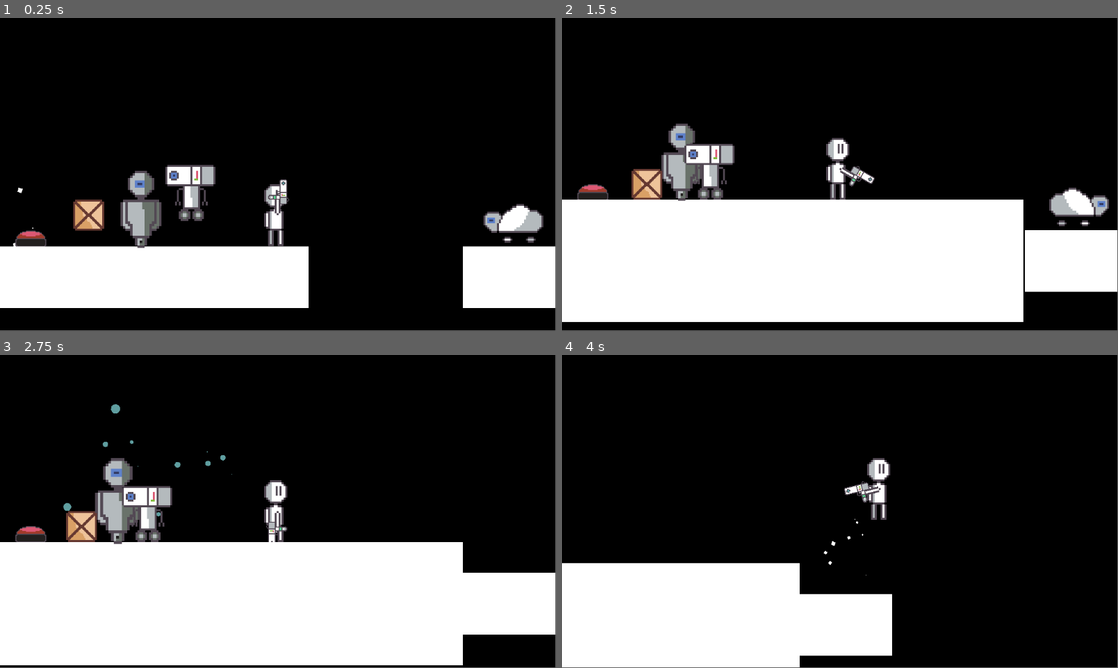
Above: before the commit, frames 1-4 (two rows, left to right).
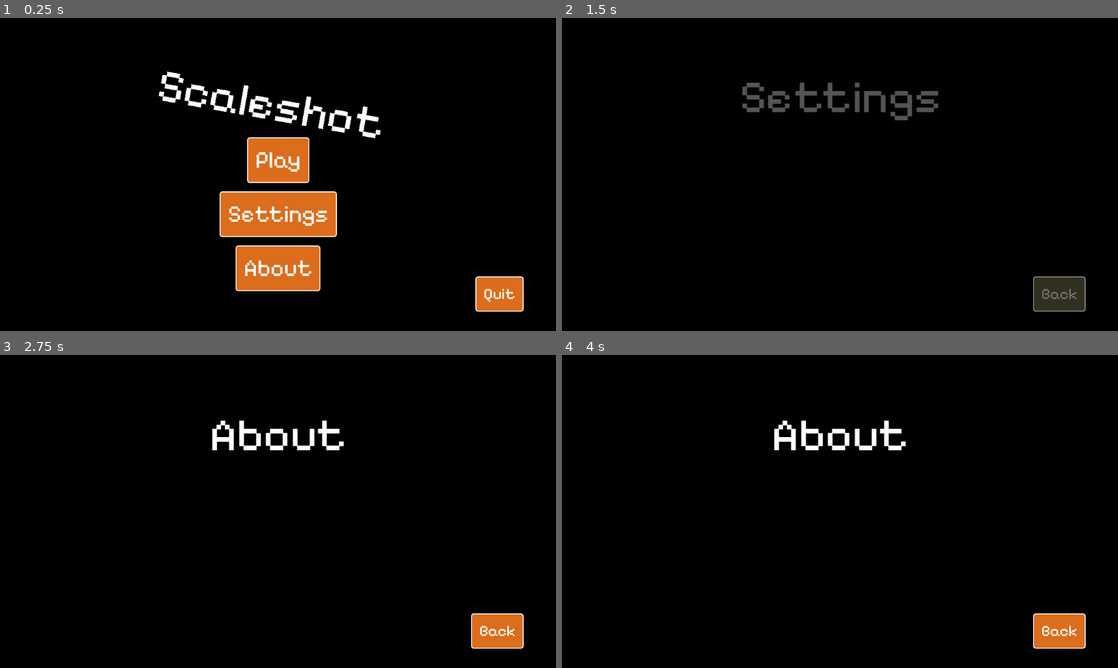
Above: after the commit, the same moments.

Repository: ShellShift/scaleshot
Game: Godot game, scene res://scenes/menus.tscn
Same seed, same stepped clock (60 frames per second), same inputs: the game is played once before the commit and once after it. Before the commit the project starts from res://scenes/sandbox.tscn.
Inputs (mouse positions are in pixels of both pictures, inside the frame that each line leads up to):
- Up to frame 1 (0.25 s): no input
- Up to frame 2 (1.5 s): click (840, 215) at 0.5 s, where only the run after the commit has a clickable "Settings"; click (1056, 293) at 1.25 s, where only the run after the commit has a clickable "Back"
- Up to frame 3 (2.75 s): click (278, 605) at 2 s, where only the run after the commit has a clickable "About"
- Up to frame 4 (4 s): move the mouse to (962, 495) at 2.77 s; press the mouse at (962, 495) at 2.78 s; hold D (right) from 2.78 s (still down); tap Space (jump) at 3.02, 3.77 s; move the mouse to (728, 527) at 3.52 s; release the mouse at (728, 527) at 3.53 s; right-click (728, 527) at 3.6 s
In our replay, the window is 799x449 before the commit and 800x450 after it. These sizes can differ from the game's own. Grey fills any space a smaller window leaves; there, only what the larger window draws over its background counts as a difference.

The runs differ from the first frame. In frame 1, 25% of the frame differs, in the area x 0-100%, y 17-94%; in frame 2, 42%, in the area x 0-100%, y 20-98%; in frame 3, 41%; in frame 4, 20%.

Commit message:
UI Theme and Manager, fix hitboxes, create game icon

Diff:
--- /dev/null
+++ b/graphics/ui_theme.tres
@@ -0,0 +1,109 @@
+[gd_resource type="Theme" load_steps=13 format=3 uid="uid://b0ff8y0caluxd"]
+
+[ext_resource type="FontFile" uid="uid://cxb23l0s1hc3u" path="res://graphics/PixelifySans.ttf" id="1_ocjw2"]
+[ext_resource type="Texture2D" uid="uid://dr2fljgf0f1xu" path="res://graphics/sprites/check.png" id="2_0l16k"]
+[ext_resource type="Texture2D" uid="uid://dunulxxfcfyyv" path="res://graphics/sprites/uncheck.png" id="3_qjiup"]
+
+[sub_resource type="StyleBoxFlat" id="StyleBoxFlat_2xd7s"]
+bg_color = Color(0.155463, 0.409087, 0.268341, 1)
+border_width_left = 2
+border_width_top = 2
+border_width_right = 2
+border_width_bottom = 2
+border_color = Color(1, 1, 1, 1)
+corner_radius_top_left = 5
+corner_radius_top_right = 5
+corner_radius_bottom_right = 5
+corner_radius_bottom_left = 5
+expand_margin_left = 15.0
+expand_margin_top = 15.0
+expand_margin_right = 15.0
+expand_margin_bottom = 15.0
+
+[sub_resource type="StyleBoxFlat" id="StyleBoxFlat_dkjqp"]
+bg_color = Color(0.627451, 0.227451, 0.168627, 1)
+border_width_left = 2
+border_width_top = 2
+border_width_right = 2
+border_width_bottom = 2
+border_color = Color(1, 1, 1, 1)
+corner_radius_top_left = 5
+corner_radius_top_right = 5
+corner_radius_bottom_right = 5
+corner_radius_bottom_left = 5
+expand_margin_left = 15.0
+expand_margin_top = 15.0
+expand_margin_right = 15.0
+expand_margin_bottom = 15.0
+
+[sub_resource type="StyleBoxFlat" id="StyleBoxFlat_c8q0y"]
+bg_color = Color(0.862745, 0.427451, 0.109804, 1)
+border_width_left = 2
+border_width_top = 2
+border_width_right = 2
+border_width_bottom = 2
+border_color = Color(1, 1, 1, 1)
+corner_radius_top_left = 5
+corner_radius_top_right = 5
+corner_radius_bottom_right = 5
+corner_radius_bottom_left = 5
+expand_margin_left = 15.0
+expand_margin_top = 15.0
+expand_margin_right = 15.0
+expand_margin_bottom = 15.0
+
+[sub_resource type="StyleBoxFlat" id="StyleBoxFlat_4dq0n"]
+bg_color = Color(0.862745, 0.345098, 0.45098, 1)
+border_width_left = 2
+border_width_top = 2
+border_width_right = 2
+border_width_bottom = 2
+border_color = Color(1, 1, 1, 1)
+corner_radius_top_left = 5
+corner_radius_top_right = 5
+corner_radius_bottom_right = 5
+corner_radius_bottom_left = 5
+expand_margin_left = 15.0
+expand_margin_top = 15.0
+expand_margin_right = 15.0
+expand_margin_bottom = 15.0
+
+[sub_resource type="StyleBoxFlat" id="StyleBoxFlat_67ybc"]
+bg_color = Color(1, 1, 1, 0)
+border_width_bottom = 5
+border_color = Color(1, 1, 1, 1)
+corner_radius_top_left = 5
+corner_radius_top_right = 5
+corner_radius_bottom_right = 5
+corner_radius_bottom_left = 5
+
+[sub_resource type="StyleBoxEmpty" id="StyleBoxEmpty_df3jq"]
+
+[sub_resource type="StyleBoxEmpty" id="StyleBoxEmpty_g7ucu"]
+
+[sub_resource type="StyleBoxEmpty" id="StyleBoxEmpty_4held"]
+
+[sub_resource type="StyleBoxEmpty" id="StyleBoxEmpty_urvu8"]
+
+[resource]
+Button/colors/font_color = Color(1, 1, 1, 1)
+Button/colors/font_focus_color = Color(0.864674, 0.864676, 0.864675, 1)
+Button/colors/font_hover_color = Color(1, 1, 1, 1)
+Button/colors/font_hover_pressed_color = Color(0.803922, 1, 1, 1)
+Button/colors/font_pressed_color = Color(0.803922, 1, 0.803922, 1)
+Button/font_sizes/font_size = 48
+Button/fonts/font = ExtResource("1_ocjw2")
+Button/styles/focus = SubResource("StyleBoxFlat_2xd7s")
+Button/styles/hover = SubResource("StyleBoxFlat_dkjqp")
+Button/styles/normal = SubResource("StyleBoxFlat_c8q0y")
+Button/styles/pressed = SubResource("StyleBoxFlat_4dq0n")
+CheckButton/colors/font_focus_color = Color(1, 1, 1, 1)
+CheckButton/icons/checked = ExtResource("2_0l16k")
+CheckButton/icons/unchecked = ExtResource("3_qjiup")
+CheckButton/styles/focus = SubResource("StyleBoxFlat_67ybc")
+CheckButton/styles/hover = SubResource("StyleBoxEmpty_df3jq")
+CheckButton/styles/hover_pressed = SubResource("StyleBoxEmpty_g7ucu")
+CheckButton/styles/normal = SubResource("StyleBoxEmpty_4held")
+CheckButton/styles/pressed = SubResource("StyleBoxEmpty_urvu8")
+Label/font_sizes/font_size = 48
+Label/fonts/font = ExtResource("1_ocjw2")
--- a/icon.svg
+++ /dev/null
@@ -1 +0,0 @@
-<svg height="128" width="128" xmlns="http://www.w3.org/2000/svg"><rect x="2" y="2" width="124" height="124" rx="14" fill="#363d52" stroke="#212532" stroke-width="4"/><g transform="scale(.101) translate(122 122)"><g fill="#fff"><path d="M105 673v33q407 354 814 0v-33z"/><path d="m105 673 152 14q12 1 15 14l4 67 132 10 8-61q2-11 15-15h162q13 4 15 15l8 61 132-10 4-67q3-13 15-14l152-14V427q30-39 56-81-35-59-83-108-43 20-82 47-40-37-88-64 7-51 8-102-59-28-123-42-26 43-46 89-49-7-98 0-20-46-46-89-64 14-123 42 1 51 8 102-48 27-88 64-39-27-82-47-48 49-83 108 26 42 56 81zm0 33v39c0 276 813 276 814 0v-39l-134 12-5 69q-2 10-14 13l-162 11q-12 0-16-11l-10-65H446l-10 65q-4 11-16 11l-162-11q-12-3-14-13l-5-69z" fill="#478cbf"/><path d="M483 600c0 34 58 34 58 0v-86c0-34-58-34-58 0z"/><circle cx="725" cy="526" r="90"/><circle cx="299" cy="526" r="90"/></g><g fill="#414042"><circle cx="307" cy="532" r="60"/><circle cx="717" cy="532" r="60"/></g></g></svg>
--- a/prefabs/box.tscn
+++ b/prefabs/box.tscn
@@ -1,6 +1,6 @@
 [gd_scene load_steps=5 format=3 uid="uid://chgas1ig1icyb"]
 
-[ext_resource type="Script" path="res://scripts/box.gd" id="1_0fjy8"]
+[ext_resource type="Script" path="res://scripts/gameplay/box.gd" id="1_0fjy8"]
 [ext_resource type="Texture2D" uid="uid://cjideei2o4080" path="res://graphics/sprites/box.png" id="2_4n4ya"]
 [ext_resource type="PackedScene" uid="uid://bi5q26obd5axc" path="res://prefabs/scalable.tscn" id="2_cy3a5"]
 
--- a/prefabs/bulk.tscn
+++ b/prefabs/bulk.tscn
@@ -1,15 +1,19 @@
-[gd_scene load_steps=6 format=3 uid="uid://bphn7i6if1ycm"]
+[gd_scene load_steps=7 format=3 uid="uid://bphn7i6if1ycm"]
 
 [ext_resource type="PackedScene" uid="uid://ckcvi56od42ev" path="res://prefabs/enemy.tscn" id="1_aqv31"]
 [ext_resource type="Texture2D" uid="uid://bgyna5qlfaasq" path="res://graphics/sprites/bulk.png" id="2_5lhdy"]
-[ext_resource type="Script" path="res://scripts/bulk.gd" id="2_cqxkx"]
+[ext_resource type="Script" path="res://scripts/enemies/bulk.gd" id="2_cqxkx"]
+
+[sub_resource type="CapsuleShape2D" id="CapsuleShape2D_24gb0"]
+radius = 6.1
+height = 31.0
+
+[sub_resource type="RectangleShape2D" id="RectangleShape2D_bhvle"]
+size = Vector2(13, 1)
 
 [sub_resource type="CapsuleShape2D" id="CapsuleShape2D_atve5"]
 radius = 7.0
 height = 31.0
-
-[sub_resource type="RectangleShape2D" id="RectangleShape2D_bhvle"]
-size = Vector2(13, 1)
 
 [node name="Bulk" instance=ExtResource("1_aqv31")]
 scale = Vector2(1.25, 1.25)
@@ -21,7 +25,7 @@
 
 [node name="CollisionShape" parent="." index="1"]
 position = Vector2(-0.5, 0)
-shape = SubResource("CapsuleShape2D_atve5")
+shape = SubResource("CapsuleShape2D_24gb0")
 
 [node name="CollisionShape" parent="Head" index="0"]
 position = Vector2(-0.5, -15.5)
--- a/prefabs/button.tscn
+++ b/prefabs/button.tscn
@@ -1,6 +1,6 @@
 [gd_scene load_steps=5 format=3 uid="uid://cprewi4l3gpuq"]
 
-[ext_resource type="Script" path="res://scripts/button.gd" id="1_0mbk5"]
+[ext_resource type="Script" path="res://scripts/gameplay/button.gd" id="1_0mbk5"]
 [ext_resource type="Texture2D" uid="uid://c5qc7iq6ir5am" path="res://graphics/sprites/button.png" id="2_ks3ap"]
 
 [sub_resource type="RectangleShape2D" id="RectangleShape2D_jiux4"]
--- a/prefabs/cloud.tscn
+++ b/prefabs/cloud.tscn
@@ -1,17 +1,17 @@
 [gd_scene load_steps=7 format=3 uid="uid://ca8e35evhwyrf"]
 
 [ext_resource type="PackedScene" uid="uid://ckcvi56od42ev" path="res://prefabs/enemy.tscn" id="1_5o1d1"]
-[ext_resource type="Script" path="res://scripts/cloud.gd" id="2_8btau"]
-[ext_resource type="Texture2D" uid="uid://c833vsnoeasmq" path="res://graphics/sprites/cloud.png" id="2_ehltg"]
+[ext_resource type="Script" path="res://scripts/enemies/cloud.gd" id="2_8btau"]
+[ext_resource type="Texture2D" uid="uid://bw3yitivvebmu" path="res://graphics/sprites/cloud.png" id="2_ehltg"]
 
 [sub_resource type="RectangleShape2D" id="RectangleShape2D_oap3j"]
-size = Vector2(31, 21)
+size = Vector2(29, 19)
 
 [sub_resource type="RectangleShape2D" id="RectangleShape2D_l83ab"]
-size = Vector2(31, 1)
+size = Vector2(27, 1)
 
 [sub_resource type="RectangleShape2D" id="RectangleShape2D_ppivu"]
-size = Vector2(31, 21)
+size = Vector2(31, 19)
 
 [node name="Cloud" instance=ExtResource("1_5o1d1")]
 script = ExtResource("2_8btau")
@@ -22,7 +22,7 @@
 hframes = 2
 
 [node name="CollisionShape" parent="." index="1"]
-position = Vector2(0.5, 5.5)
+position = Vector2(0.5, 4.5)
 shape = SubResource("RectangleShape2D_oap3j")
 
 [node name="CollisionShape" parent="Head" index="0"]
@@ -30,5 +30,5 @@
 shape = SubResource("RectangleShape2D_l83ab")
 
 [node name="CollisionShape" parent="Body" index="0"]
-position = Vector2(0.5, 5.5)
+position = Vector2(0.5, 4.5)
 shape = SubResource("RectangleShape2D_ppivu")
--- a/prefabs/enemy.tscn
+++ b/prefabs/enemy.tscn
@@ -1,14 +1,17 @@
-[gd_scene load_steps=6 format=3 uid="uid://ckcvi56od42ev"]
+[gd_scene load_steps=7 format=3 uid="uid://ckcvi56od42ev"]
 
-[ext_resource type="Script" path="res://scripts/enemy.gd" id="1_ro87f"]
+[ext_resource type="Script" path="res://scripts/enemies/enemy.gd" id="1_ro87f"]
 [ext_resource type="Texture2D" uid="uid://bgkv8bi0symig" path="res://graphics/sprites/enemy.png" id="1_shouh"]
 [ext_resource type="PackedScene" uid="uid://bi5q26obd5axc" path="res://prefabs/scalable.tscn" id="2_y6lj8"]
 
 [sub_resource type="RectangleShape2D" id="RectangleShape2D_wl80l"]
-size = Vector2(32, 31)
+size = Vector2(30, 31)
 
 [sub_resource type="RectangleShape2D" id="RectangleShape2D_cjnpx"]
-size = Vector2(32, 1)
+size = Vector2(28, 1)
+
+[sub_resource type="RectangleShape2D" id="RectangleShape2D_tfjo3"]
+size = Vector2(32, 31)
 
 [node name="Enemy" type="CharacterBody2D"]
 script = ExtResource("1_ro87f")
--- a/prefabs/player.tscn
+++ b/prefabs/player.tscn
@@ -1,6 +1,6 @@
 [gd_scene load_steps=7 format=3 uid="uid://bvvc8whmt1b3"]
 
-[ext_resource type="Script" path="res://scripts/player.gd" id="1_bpvcv"]
+[ext_resource type="Script" path="res://scripts/gameplay/player.gd" id="1_bpvcv"]
 [ext_resource type="Texture2D" uid="uid://ckp7rndy5v82v" path="res://graphics/sprites/player.png" id="2_tnosk"]
 [ext_resource type="Texture2D" uid="uid://cylxnxskfh1o7" path="res://graphics/sprites/player_arm.png" id="3_0nwn4"]
 [ext_resource type="PackedScene" uid="uid://bgsdyjqu4d8ti" path="res://prefabs/scaler.tscn" id="4_toxcj"]
--- a/prefabs/scalable.tscn
+++ b/prefabs/scalable.tscn
@@ -1,6 +1,6 @@
 [gd_scene load_steps=2 format=3 uid="uid://bi5q26obd5axc"]
 
-[ext_resource type="Script" path="res://scripts/scalable.gd" id="1_jll26"]
+[ext_resource type="Script" path="res://scripts/gameplay/scalable.gd" id="1_jll26"]
 
 [node name="Scalable" type="Node2D"]
 script = ExtResource("1_jll26")
--- a/prefabs/scaler.tscn
+++ b/prefabs/scaler.tscn
@@ -1,7 +1,7 @@
 [gd_scene load_steps=6 format=3 uid="uid://bgsdyjqu4d8ti"]
 
 [ext_resource type="Texture2D" uid="uid://cylxnxskfh1o7" path="res://graphics/sprites/player_arm.png" id="1_bpn5o"]
-[ext_resource type="Script" path="res://scripts/scaler.gd" id="1_nghk7"]
+[ext_resource type="Script" path="res://scripts/gameplay/scaler.gd" id="1_nghk7"]
 [ext_resource type="Texture2D" uid="uid://eu8glqxb4fo" path="res://graphics/sprites/square.png" id="2_e5qu6"]
 [ext_resource type="PackedScene" uid="uid://lra0cua3vyi2" path="res://prefabs/scaler_bullet.tscn" id="2_tqv8e"]
 [ext_resource type="Texture2D" uid="uid://bnhi3aafu4s0l" path="res://graphics/sprites/scaler.png" id="3_i7qu7"]
--- a/prefabs/scaler_bot.tscn
+++ b/prefabs/scaler_bot.tscn
@@ -2,14 +2,14 @@
 
 [ext_resource type="PackedScene" uid="uid://ckcvi56od42ev" path="res://prefabs/enemy.tscn" id="1_nj7ey"]
 [ext_resource type="Texture2D" uid="uid://bfb0x5ow0ym5f" path="res://graphics/sprites/scalerbot.png" id="2_3ljg6"]
-[ext_resource type="Script" path="res://scripts/scaler_bot.gd" id="2_l2c54"]
+[ext_resource type="Script" path="res://scripts/enemies/scaler_bot.gd" id="2_l2c54"]
 [ext_resource type="PackedScene" uid="uid://lra0cua3vyi2" path="res://prefabs/scaler_bullet.tscn" id="3_74h2i"]
 
 [sub_resource type="RectangleShape2D" id="RectangleShape2D_x4g2c"]
 size = Vector2(13, 28)
 
 [sub_resource type="RectangleShape2D" id="RectangleShape2D_bbrou"]
-size = Vector2(26, 1)
+size = Vector2(24, 1)
 
 [sub_resource type="RectangleShape2D" id="RectangleShape2D_v4uik"]
 size = Vector2(26, 28)
@@ -35,4 +35,4 @@
 shape = SubResource("RectangleShape2D_v4uik")
 
 [node name="FirePoint" type="Marker2D" parent="." index="5"]
-position = Vector2(8, -8)
+position = Vector2(9, -8)
--- a/prefabs/scaler_bullet.tscn
+++ b/prefabs/scaler_bullet.tscn
@@ -1,6 +1,6 @@
 [gd_scene load_steps=4 format=3 uid="uid://lra0cua3vyi2"]
 
-[ext_resource type="Script" path="res://scripts/scaler_bullet.gd" id="1_g1ty8"]
+[ext_resource type="Script" path="res://scripts/gameplay/scaler_bullet.gd" id="1_g1ty8"]
 [ext_resource type="Texture2D" uid="uid://ddx16b3nc4rpq" path="res://graphics/sprites/bullet.png" id="2_ivr50"]
 
 [sub_resource type="CircleShape2D" id="CircleShape2D_6flft"]
--- a/project.godot
+++ b/project.godot
@@ -10,14 +10,19 @@
 
 [application]
 
-config/name="GMTK 2024"
-run/main_scene="res://scenes/sandbox.tscn"
+config/name="Scaleshot"
+run/main_scene="res://scenes/menus.tscn"
 config/features=PackedStringArray("4.2", "Forward Plus")
-config/icon="res://icon.svg"
+config/icon="res://graphics/sprites/icon.png"
 
 [autoload]
 
-Particles="*res://scripts/particles.gd"
+Particles="*res://scripts/effects/particles.gd"
+
+[display]
+
+window/stretch/mode="viewport"
+window/stretch/aspect="expand"
 
 [input]
 
--- /dev/null
+++ b/scenes/menus.tscn
@@ -0,0 +1,224 @@
+[gd_scene load_steps=3 format=3 uid="uid://hunfm6n52k0r"]
+
+[ext_resource type="Theme" uid="uid://b0ff8y0caluxd" path="res://graphics/ui_theme.tres" id="1_mblt6"]
+[ext_resource type="Script" path="res://scripts/interface/ui_manager.gd" id="2_twiw5"]
+
+[node name="Menus" type="Control" node_paths=PackedStringArray("active")]
+layout_mode = 3
+anchors_preset = 15
+anchor_right = 1.0
+anchor_bottom = 1.0
+grow_horizontal = 2
+grow_vertical = 2
+theme = ExtResource("1_mblt6")
+script = ExtResource("2_twiw5")
+active = NodePath("Main")
+time = 0.3
+
+[node name="Main" type="Control" parent="."]
+layout_mode = 1
+anchors_preset = 15
+anchor_right = 1.0
+anchor_bottom = 1.0
+grow_horizontal = 2
+grow_vertical = 2
+
+[node name="Title" type="Label" parent="Main"]
+layout_mode = 1
+anchors_preset = 5
+anchor_left = 0.5
+anchor_right = 0.5
+offset_left = -237.5
+offset_top = 80.0
+offset_right = 237.5
+offset_bottom = 196.0
+grow_horizontal = 2
+rotation = 0.174533
+theme_override_font_sizes/font_size = 96
+text = "Scaleshot"
+horizontal_alignment = 1
+
+[node name="Play" type="Button" parent="Main"]
+layout_mode = 1
+anchors_preset = 8
+anchor_left = 0.5
+anchor_top = 0.5
+anchor_right = 0.5
+anchor_bottom = 0.5
+offset_left = -49.5
+offset_top = -62.25
+offset_right = 49.5
+offset_bottom = 2.25
+grow_horizontal = 2
+grow_vertical = 2
+text = "Play"
+
+[node name="Settings" type="Button" parent="Main"]
+layout_mode = 1
+anchors_preset = 8
+anchor_left = 0.5
+anchor_top = 0.5
+anchor_right = 0.5
+anchor_bottom = 0.5
+offset_left = -106.5
+offset_top = 49.75
+offset_right = 106.5
+offset_bottom = 114.25
+grow_horizontal = 2
+grow_vertical = 2
+text = "Settings"
+
+[node name="About" type="Button" parent="Main"]
+layout_mode = 1
+anchors_preset = 8
+anchor_left = 0.5
+anchor_top = 0.5
+anchor_right = 0.5
+anchor_bottom = 0.5
+offset_left = -73.0
+offset_top = 161.75
+offset_right = 73.0
+offset_bottom = 226.25
+grow_horizontal = 2
+grow_vertical = 2
+text = "About"
+
+[node name="Quit" type="Button" parent="Main"]
+layout_mode = 1
+anchors_preset = 3
+anchor_left = 1.0
+anchor_top = 1.0
+anchor_right = 1.0
+anchor_bottom = 1.0
+offset_left = -152.0
+offset_top = -98.0
+offset_right = -82.0
+offset_bottom = -55.0
+grow_horizontal = 0
+grow_vertical = 0
+theme_override_font_sizes/font_size = 32
+text = "Quit"
+
+[node name="LevelSelect" type="Control" parent="."]
+visible = false
+layout_mode = 1
+anchors_preset = 15
+anchor_right = 1.0
+anchor_bottom = 1.0
+grow_horizontal = 2
+grow_vertical = 2
+
+[node name="Title" type="Label" parent="LevelSelect"]
+layout_mode = 1
+anchors_preset = 5
+anchor_left = 0.5
+anchor_right = 0.5
+offset_left = -207.5
+offset_top = 105.0
+offset_right = 207.5
+offset_bottom = 221.0
+grow_horizontal = 2
+theme_override_font_sizes/font_size = 96
+text = "Level Select"
+horizontal_alignment = 1
+
+[node name="Back" type="Button" parent="LevelSelect"]
+layout_mode = 1
+anchors_preset = 3
+anchor_left = 1.0
+anchor_top = 1.0
+anchor_right = 1.0
+anchor_bottom = 1.0
+offset_left = -152.0
+offset_top = -98.0
+offset_right = -82.0
+offset_bottom = -55.0
+grow_horizontal = 0
+grow_vertical = 0
+theme_override_font_sizes/font_size = 32
+text = "Back"
+
+[node name="Settings" type="Control" parent="."]
+visible = false
+layout_mode = 1
+anchors_preset = 15
+anchor_right = 1.0
+anchor_bottom = 1.0
+grow_horizontal = 2
+grow_vertical = 2
+
+[node name="Title" type="Label" parent="Settings"]
+layout_mode = 1
+anchors_preset = 5
+anchor_left = 0.5
+anchor_right = 0.5
+offset_left = -207.5
+offset_top = 105.0
+offset_right = 207.5
+offset_bottom = 221.0
+grow_horizontal = 2
+theme_override_font_sizes/font_size = 96
+text = "Settings"
+horizontal_alignment = 1
+
+[node name="Back" type="Button" parent="Settings"]
+layout_mode = 1
+anchors_preset = 3
+anchor_left = 1.0
+anchor_top = 1.0
+anchor_right = 1.0
+anchor_bottom = 1.0
+offset_left = -152.0
+offset_top = -98.0
+offset_right = -82.0
+offset_bottom = -55.0
+grow_horizontal = 0
+grow_vertical = 0
+theme_override_font_sizes/font_size = 32
+text = "Back"
+
+[node name="About" type="Control" parent="."]
+visible = false
+layout_mode = 1
+anchors_preset = 15
+anchor_right = 1.0
+anchor_bottom = 1.0
+grow_horizontal = 2
+grow_vertical = 2
+
+[node name="Title" type="Label" parent="About"]
+layout_mode = 1
+anchors_preset = 5
+anchor_left = 0.5
+anchor_right = 0.5
+offset_left = -141.5
+offset_top = 107.0
+offset_right = 141.5
+offset_bottom = 223.0
+grow_horizontal = 2
+theme_override_font_sizes/font_size = 96
+text = "About"
+horizontal_alignment = 1
+
+[node name="Back" type="Button" parent="About"]
+layout_mode = 1
+anchors_preset = 3
+anchor_left = 1.0
+anchor_top = 1.0
+anchor_right = 1.0
+anchor_bottom = 1.0
+offset_left = -152.0
+offset_top = -98.0
+offset_right = -82.0
+offset_bottom = -55.0
+grow_horizontal = 0
+grow_vertical = 0
+theme_override_font_sizes/font_size = 32
+text = "Back"
+
+[connection signal="pressed" from="Main/Play" to="." method="enable" binds= ["LevelSelect"]]
+[connection signal="pressed" from="Main/Settings" to="." method="enable" binds= ["Settings"]]
+[connection signal="pressed" from="Main/About" to="." method="enable" binds= ["About"]]
+[connection signal="pressed" from="LevelSelect/Back" to="." method="enable" binds= ["Main"]]
+[connection signal="pressed" from="Settings/Back" to="." method="enable" binds= ["Main"]]
+[connection signal="pressed" from="About/Back" to="." method="enable" binds= ["Main"]]
--- a/scenes/sandbox.tscn
+++ b/scenes/sandbox.tscn
@@ -1,7 +1,7 @@
 [gd_scene load_steps=11 format=3 uid="uid://py60dolkwny4"]
 
 [ext_resource type="PackedScene" uid="uid://bvvc8whmt1b3" path="res://prefabs/player.tscn" id="1_2y8fg"]
-[ext_resource type="Script" path="res://scripts/camera.gd" id="1_tksrh"]
+[ext_resource type="Script" path="res://scripts/effects/camera.gd" id="1_tksrh"]
 [ext_resource type="Texture2D" uid="uid://eu8glqxb4fo" path="res://graphics/sprites/square.png" id="2_2aclb"]
 [ext_resource type="PackedScene" uid="uid://bi5q26obd5axc" path="res://prefabs/scalable.tscn" id="3_qvanu"]
 [ext_resource type="PackedScene" uid="uid://bphn7i6if1ycm" path="res://prefabs/bulk.tscn" id="5_ajnwy"]
--- a/scripts/scaler_bot.gd
+++ b/scripts/enemies/scaler_bot.gd
@@ -17,8 +17,8 @@
 		fire_timer = 0
 		decrease = !decrease
 	if target < position.x:
-		$FirePoint.position.x = -8
+		$FirePoint.position.x = -9
 		$FirePoint.rotation = PI
 	else:
-		$FirePoint.position.x = 8
+		$FirePoint.position.x = 9
 		$FirePoint.rotation = 0
--- /dev/null
+++ b/scripts/interface/ui_manager.gd
@@ -0,0 +1,19 @@
+extends Control
+
+@export var active: Control
+@export var time: float
+
+func enable(control_name):
+	var control = get_node(control_name)
+	control.show()
+	control.modulate = Color.TRANSPARENT
+	var tween = create_tween()
+	tween.tween_property(active, "modulate", Color.TRANSPARENT, time) \
+		.set_ease(Tween.EASE_IN_OUT) \
+		.set_trans(Tween.TRANS_SINE)
+	tween.tween_property(control, "modulate", Color.WHITE, time) \
+		.set_ease(Tween.EASE_IN_OUT) \
+		.set_trans(Tween.TRANS_SINE)
+	await tween.finished
+	active.hide()
+	active = control
Binary file added: graphics/PixelifySans.ttf
Not shown, added: graphics/PixelifySans.ttf.import
Binary file added: graphics/sprites/check.png
Not shown, added: graphics/sprites/check.png.import
Binary file added: graphics/sprites/icon.png
Not shown, added: graphics/sprites/icon.png.import
Binary file added: graphics/sprites/uncheck.png
Not shown, changed: graphics/sprites/uncheck.png.import
Not shown: 1 places in prefabs/enemy.tscn that only renumber resources
Renamed: scripts/camera.gd -> scripts/effects/camera.gd
Renamed: scripts/particles.gd -> scripts/effects/particles.gd
Renamed: scripts/bulk.gd -> scripts/enemies/bulk.gd
(and 10 more such lines)
